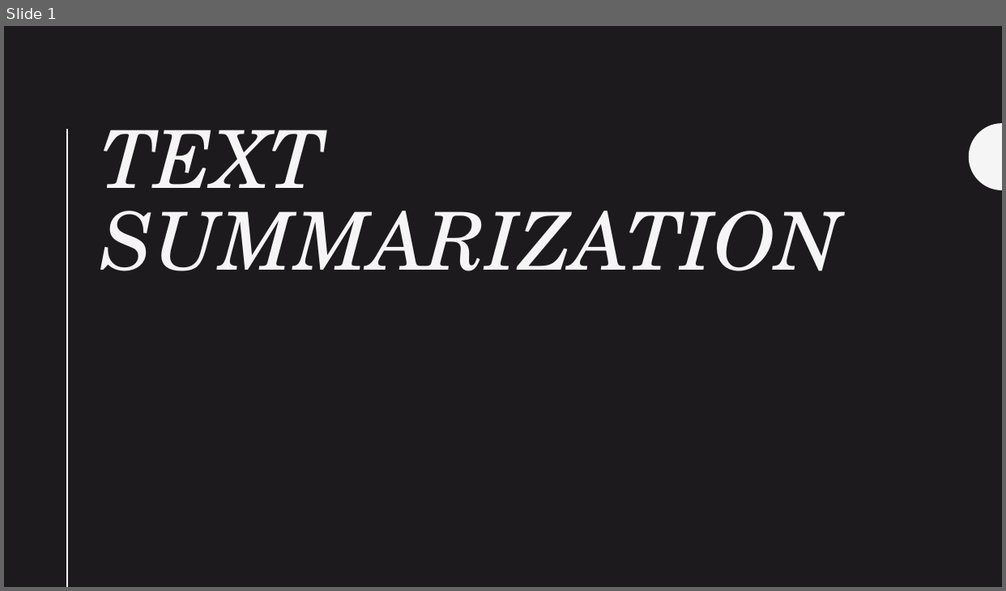
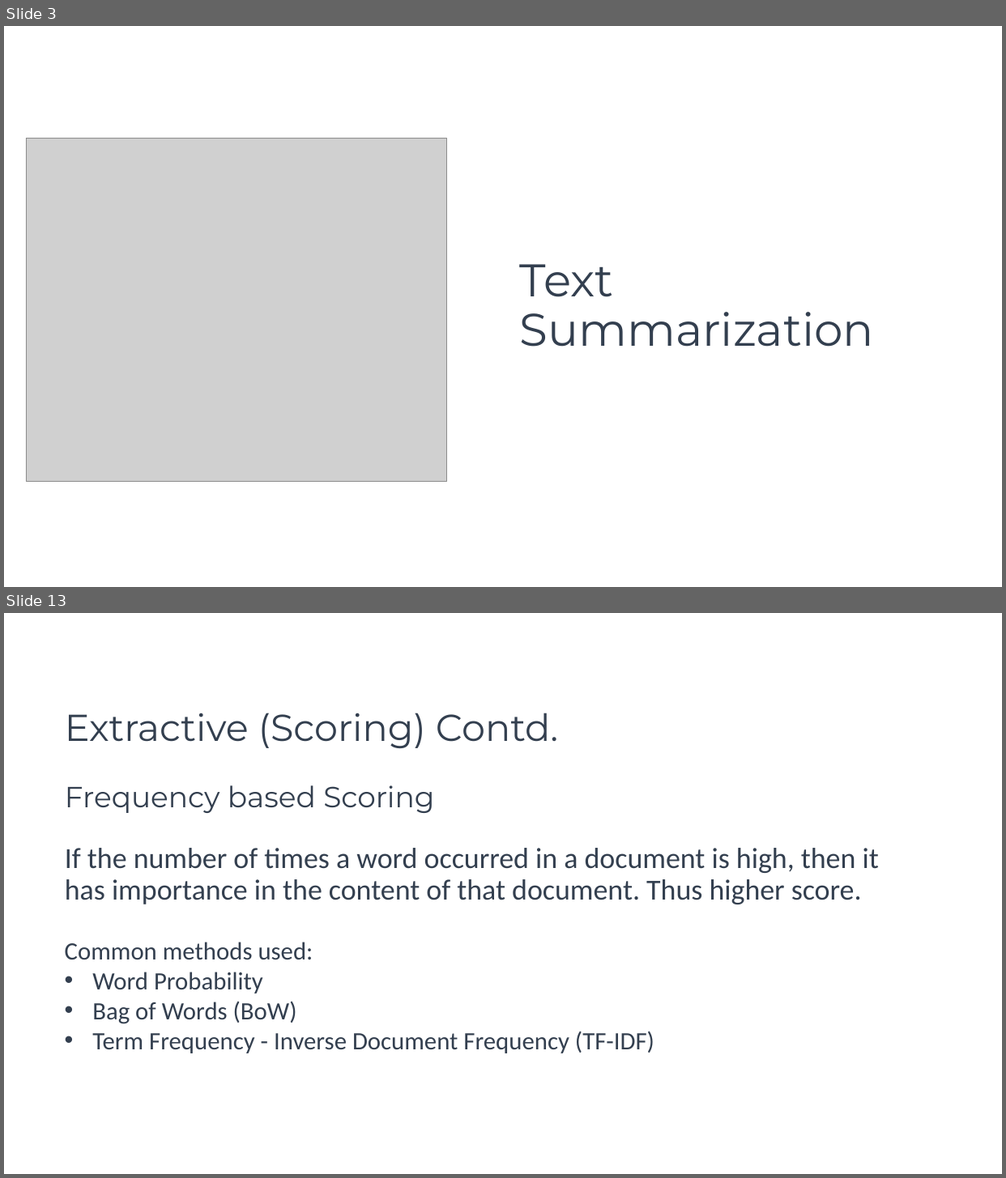
Before and after one commit to mhserry/F21AA, a slide deck: CW2/Submission/Text Summarization.pptx. Shown one above the other, each under a label of ours: slide 1 before the commit, slides 3 and 13 after it; the slides between them are not shown. The pictures are 1006x591 and 1006x1178 pixels, drawn with LibreOffice and Linux fonts; fonts in the diff are those of the drawing; grey boxes stand for pictures. Boxes give left, top, right and bottom in pixels: in the first picture for what was removed or moved away, otherwise in the second. Text is boxed around its words. In the diff, an @@ line names an element or a change of style, - is before the commit and + after.

```diff
--- a/CW2/Submission/Text Summarization.pptx
+++ b/CW2/Submission/Text Summarization.pptx
@@ slide 13 added at box(4, 613, 1002, 1174), background #FFFFFF @@
@@ title added at box(65, 713, 558, 748), 36 pt, text #333F50 @@
+Extractive (Scoring) Contd.
@@ text added at box(65, 786, 434, 813), 28 pt, text #333F50 @@
+Frequency based Scoring
@@ text added at box(65, 848, 879, 905), 28 pt, text #333F50 @@
+If the number of times a word occurred in a document is high, then it has importance in the content of that document. Thus higher score.
@@ text added at box(65, 942, 654, 1054), 24 pt, text #333F50 @@
+Common methods used:
+• Word Probability
+• Bag of Words (BoW)
+• Term Frequency - Inverse Document Frequency (TF-IDF)
@@ what was slide 1 is now slide 3 @@
@@ slide 3 changed as well @@
@@ background #1D1A1D to #FFFFFF @@
@@ picture added at box(27, 139, 447, 482) @@
@@ line removed from (68, 130) to (68, 587) @@
@@ freeform shape removed at box(969, 123, 1002, 190) @@
@@ title "Text Summarization" at box(520, 264, 874, 347): vertical alignment top to middle @@
@@ title at box(520, 264, 874, 347): text changed; size 77 to 44 pt; font TeX Gyre Schola to Montserrat; text colour #F5F5F5 to #333F50; italic off @@
-TEXT SUMMARIZATION
+Text Summarization
```
Also in this commit, not shown: 1 other slide changed, 23 other slides added, 8 slides removed, 3 other files.
